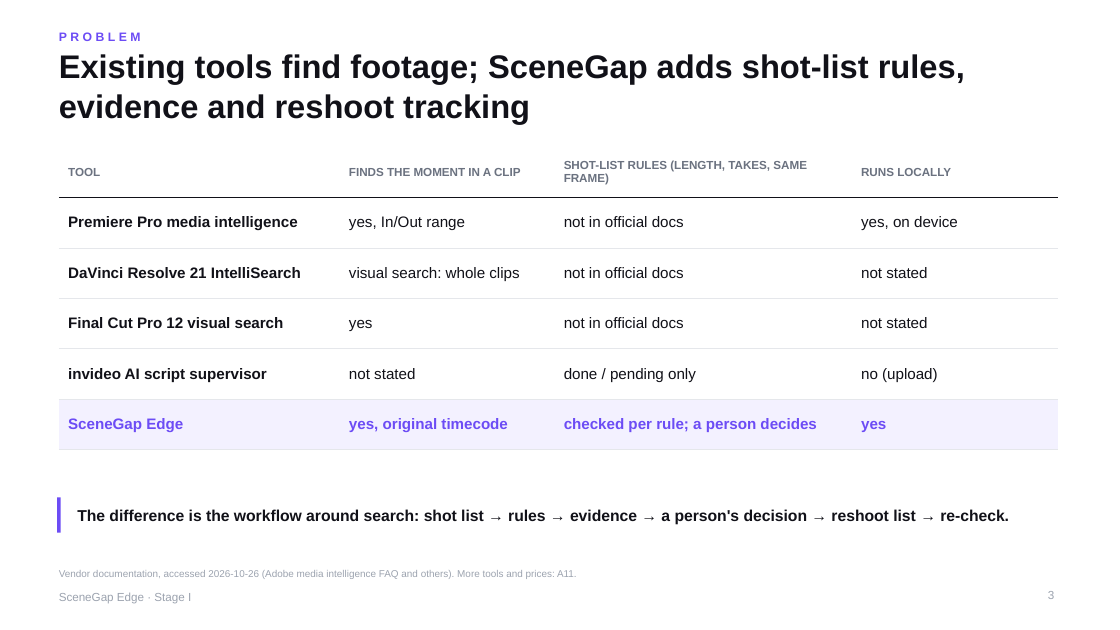
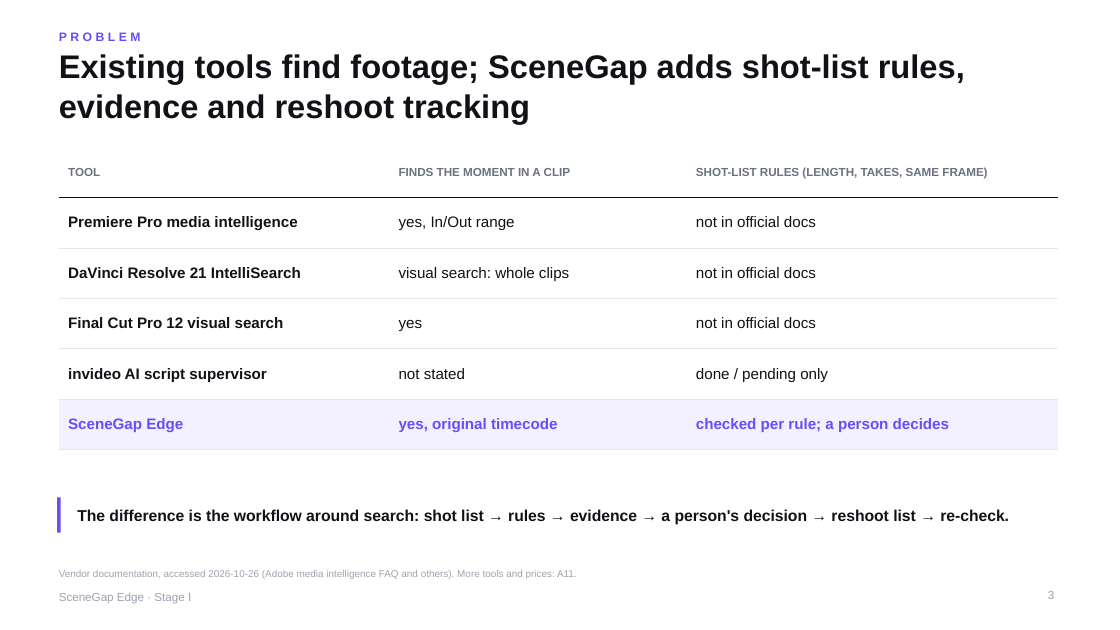
Before and after one commit to yu9bryan/scenegap-edge, a slide deck: slide 3 of docs/deck/SceneGapEdge_StageI_Proposal.pptx. Drawn at 1120x630 pixels with LibreOffice and Linux fonts; fonts in the diff are those of the drawing. Boxes give left, top, right and bottom in pixels: in the first picture for what was removed or moved away, otherwise in the second. Text is boxed around its words. In the diff, an @@ line names an element or a change of style, - is before the commit and + after.

```diff
--- a/docs/deck/SceneGapEdge_StageI_Proposal.pptx
+++ b/docs/deck/SceneGapEdge_StageI_Proposal.pptx
@@ table at bbox=[59, 147, 1059, 436] @@
-column 4: RUNS LOCALLY | yes, on device | not stated | not stated | no (upload) | yes
```
Also in this commit, not shown: 2 other slides changed, 3 other files.
